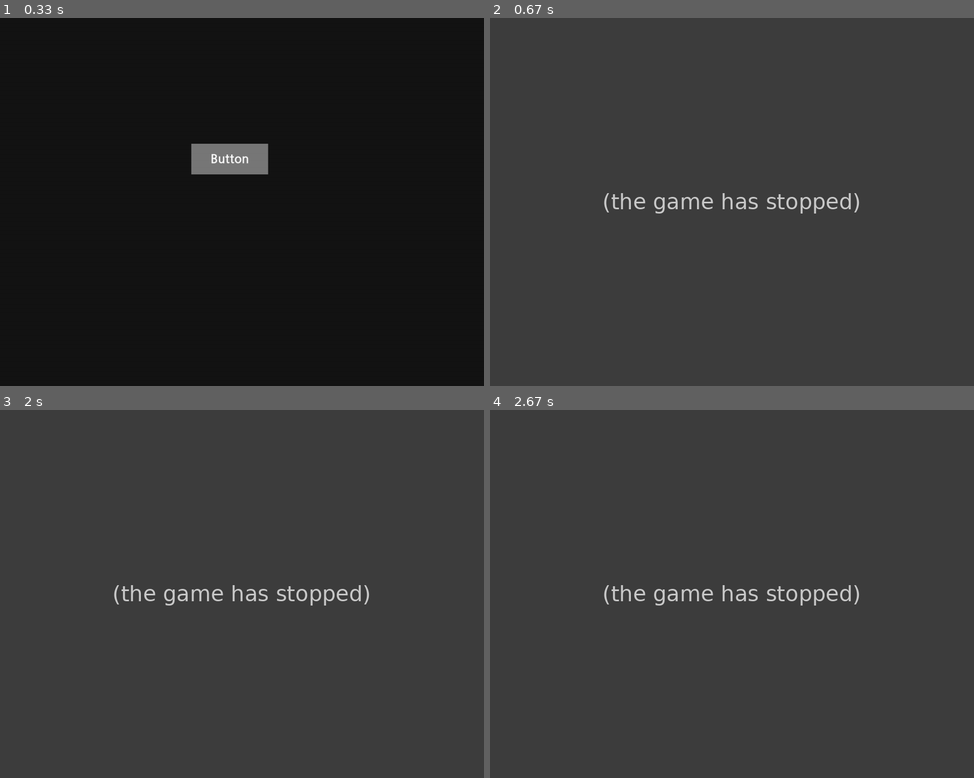
Above: before the commit, frames 1-4 (two rows, left to right).
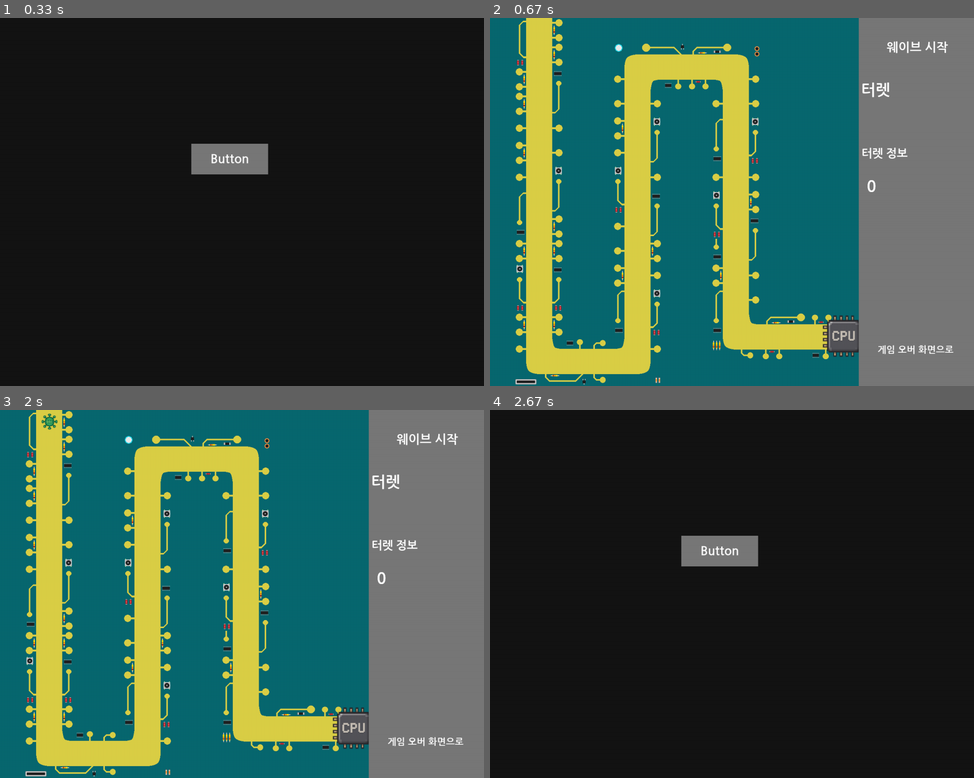
Above: after the commit, the same moments.

Repository: sdk0124/pygame_defense
Game: pygame game, started from main.py
Same seed, same stepped clock (60 frames per second), same inputs: the game is played once before the commit and once after it.
Inputs (mouse positions are in pixels of both pictures, inside the frame that each line leads up to):
- Up to frame 1 (0.33 s): no input
- Up to frame 2 (0.67 s): click "Button" at 0.38 s
- Up to frame 3 (2 s): click "웨이브 시작" at 0.72 s
- Up to frame 4 (2.67 s): click "게임 오버 화면으로" at 2.05 s; click (736, 634) at 2.38 s

Frame 1 is identical in both runs. In frame 2, 100% of the frame differs, in the area x 0-100%, y 0-100%; in frame 3, 100%; in frame 4, 100%.
Error before the commit: TypeError: TurretManager.update() missing 1 required positional argument: 'enemies' (game_sc...; the game stopped at 0.43 s (later frames are placeholders)

Commit message:
Update turret_manager update func in gameScene

Diff:
--- a/scenes/game_scene.py
+++ b/scenes/game_scene.py
@@ -112,7 +112,7 @@
                 self.wave_active = False
                 print("웨이브 종료") # 확인용
 
-        self.turret_manager.update(dt)
+        self.turret_manager.update(dt, self.enemy_manager.enemies)
 
     def draw(self, screen):
         self.world.draw(screen)
